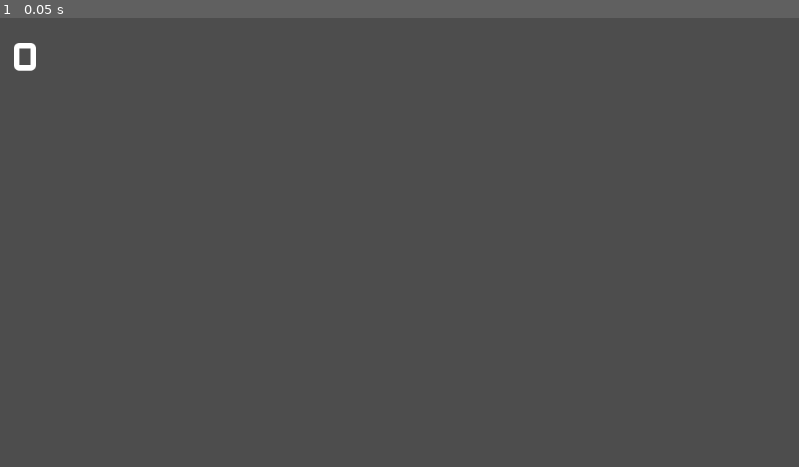
Above: before the commit, frame 1.
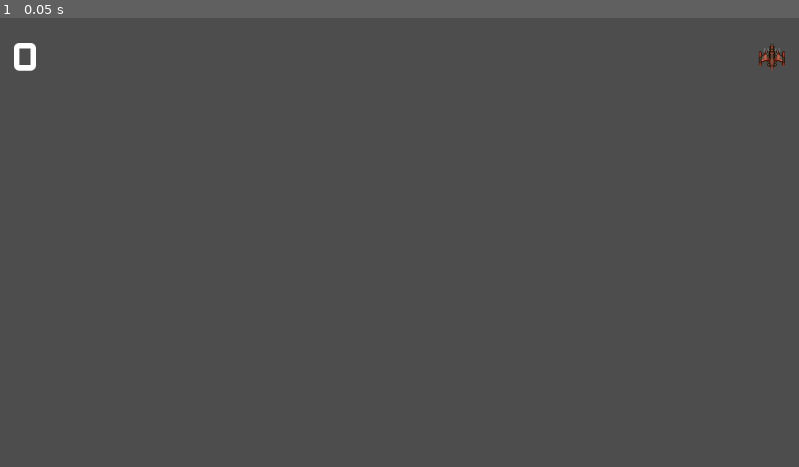
Above: after the commit, the same moment.

Repository: R2Road/book_godot4_game_development_projects
Game: Godot game, scene res://hud.tscn
Same seed, same stepped clock (60 frames per second), same inputs: the game is played once before the commit and once after it. This scene is started directly instead of the project's main scene.
Inputs:
- Up to frame 1 (0.05 s): no input

The runs differ from the first frame. In frame 1, 0.1% of the frame differs, in the area x 94-99%, y 6-12%.

Commit message:
add child node : hud > margincontainer > hboxcontainer > livescounter > texture rect | L1

Diff:
--- a/chapter_3_space_rock/hud.tscn
+++ b/chapter_3_space_rock/hud.tscn
@@ -1,6 +1,7 @@
-[gd_scene load_steps=3 format=3 uid="uid://c2ibgweqkw4vg"]
+[gd_scene load_steps=4 format=3 uid="uid://c2ibgweqkw4vg"]
 
 [ext_resource type="FontFile" uid="uid://cg8kr11cqrt5s" path="res://assets/kenvector_future_thin.ttf" id="1_jttfi"]
+[ext_resource type="Texture2D" uid="uid://de8w1i6h36eun" path="res://assets/player_small.png" id="2_lguu8"]
 
 [sub_resource type="LabelSettings" id="LabelSettings_uj435"]
 font = ExtResource("1_jttfi")
@@ -34,3 +35,8 @@
 layout_mode = 2
 size_flags_horizontal = 10
 theme_override_constants/separation = 20
+
+[node name="L1" type="TextureRect" parent="MarginContainer/HBoxContainer/LivesCounter"]
+layout_mode = 2
+texture = ExtResource("2_lguu8")
+stretch_mode = 5
